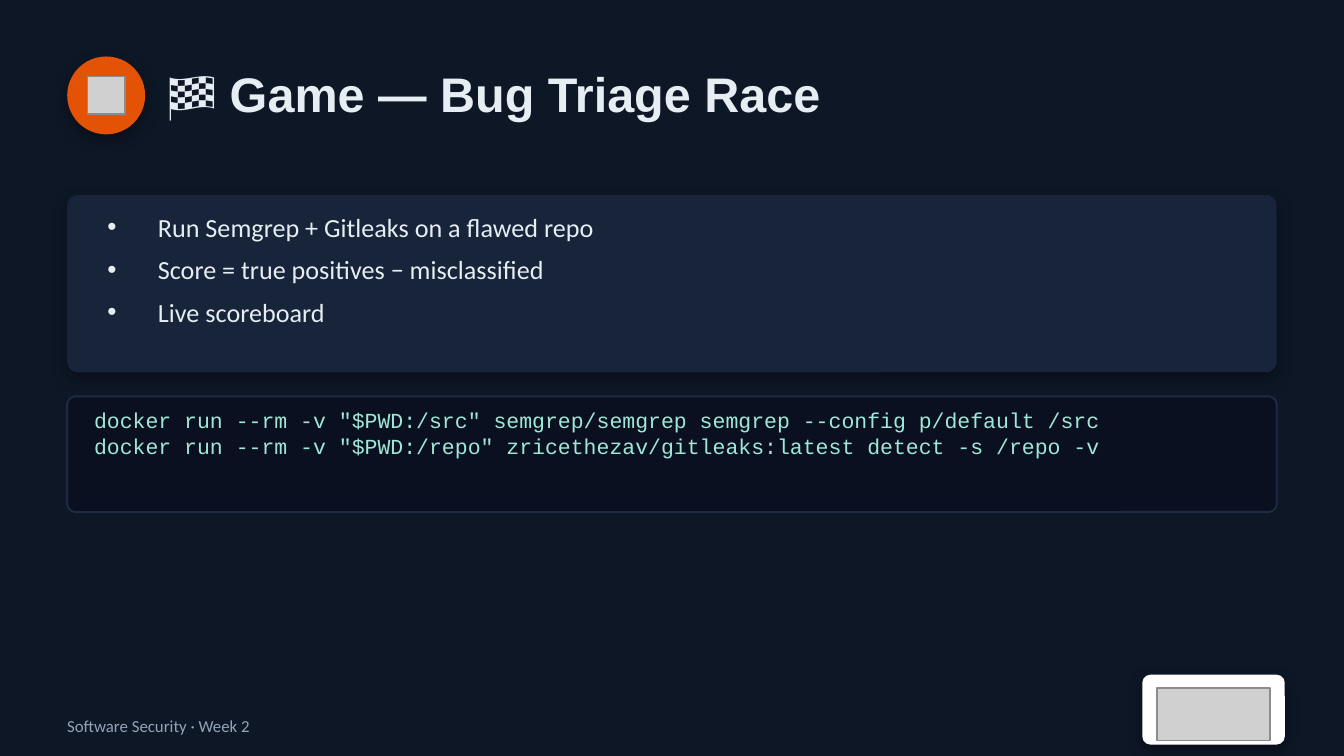
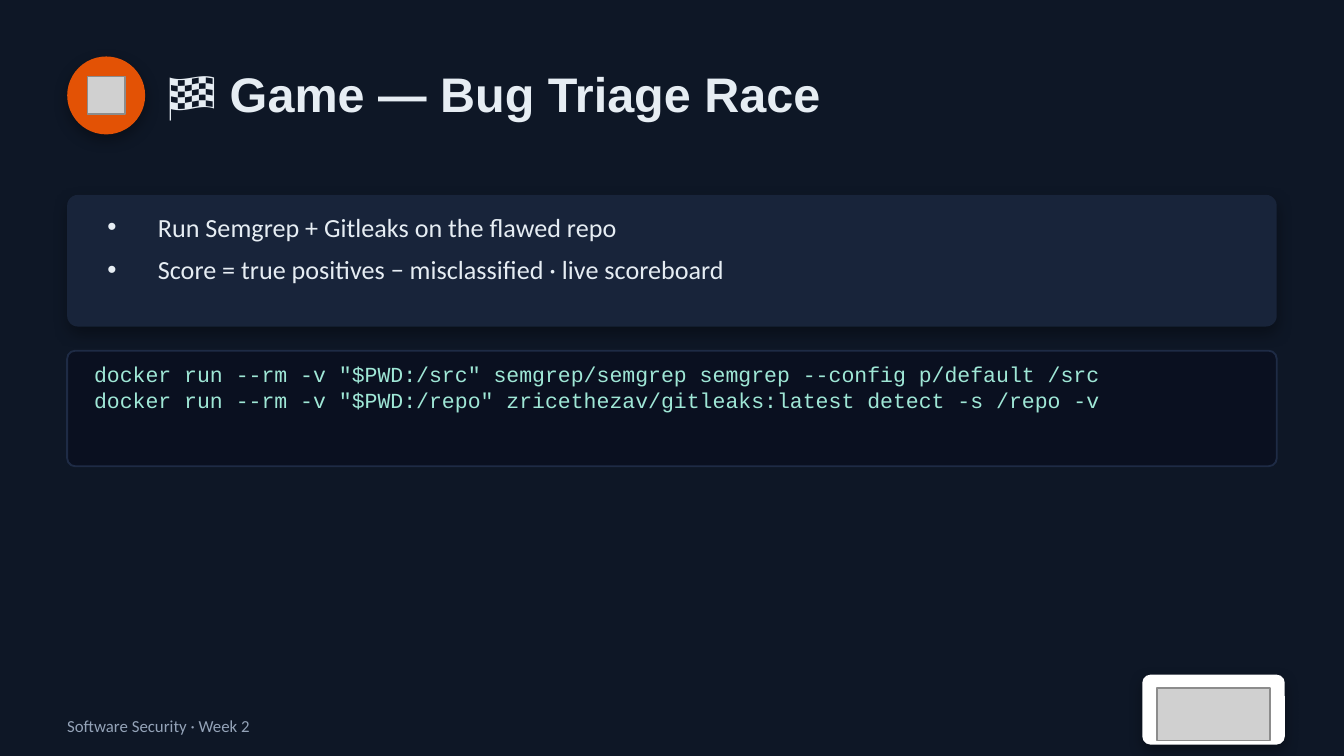
Before and after one commit to nutthakorn7/software-security, a slide deck: slide 11 of slides/pptx/week02.pptx. Drawn at 1344x756 pixels with LibreOffice and Linux fonts; fonts in the diff are those of the drawing; grey boxes stand for pictures. Boxes give left, top, right and bottom in pixels: in the first picture for what was removed or moved away, otherwise in the second. Text is boxed around its words. In the diff, an @@ line names an element or a change of style, - is before the commit and + after.

```diff
--- a/slides/pptx/week02.pptx
+++ b/slides/pptx/week02.pptx
@@ rounded rectangle: place and size @@
-rounded rectangle at (67,195,1277,372)
+rounded rectangle at (67,195,1277,327)
@@ rounded rectangle at (67,195,1277,327): proportions changed @@
@@ text at (158,219,723,284): text changed @@
-• Run Semgrep + Gitleaks on a flawed repo
-• Score = true positives − misclassified
-• Live scoreboard
+• Run Semgrep + Gitleaks on the flawed repo
+• Score = true positives − misclassified · live scoreboard
@@ rounded rectangle: place and size @@
-rounded rectangle at (67,396,1277,512)
+rounded rectangle at (67,351,1277,466)
@@ text "docker run --rm -v "$PWD:/src" ...": place and size @@
-text "docker run --rm -v "$PWD:/src" ..." at (94,413,1100,459)
+text "docker run --rm -v "$PWD:/src" ..." at (94,367,1100,413)
```
Also in this commit, not shown: 4 other slides changed, 1 slide added, 1 slide removed, 3 other files.
